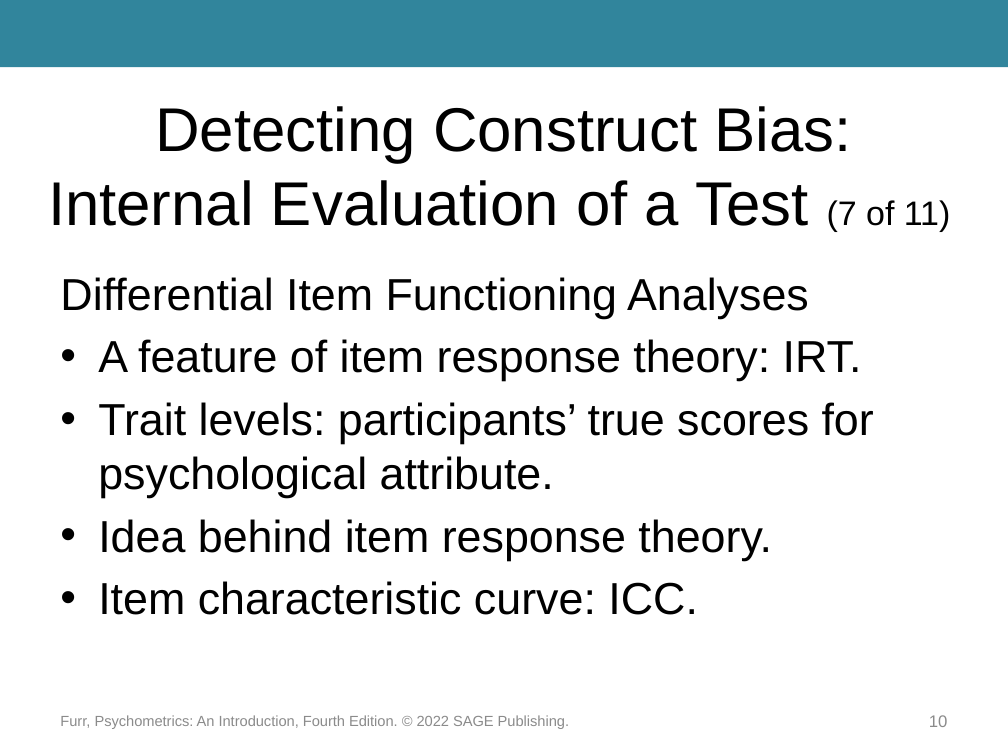
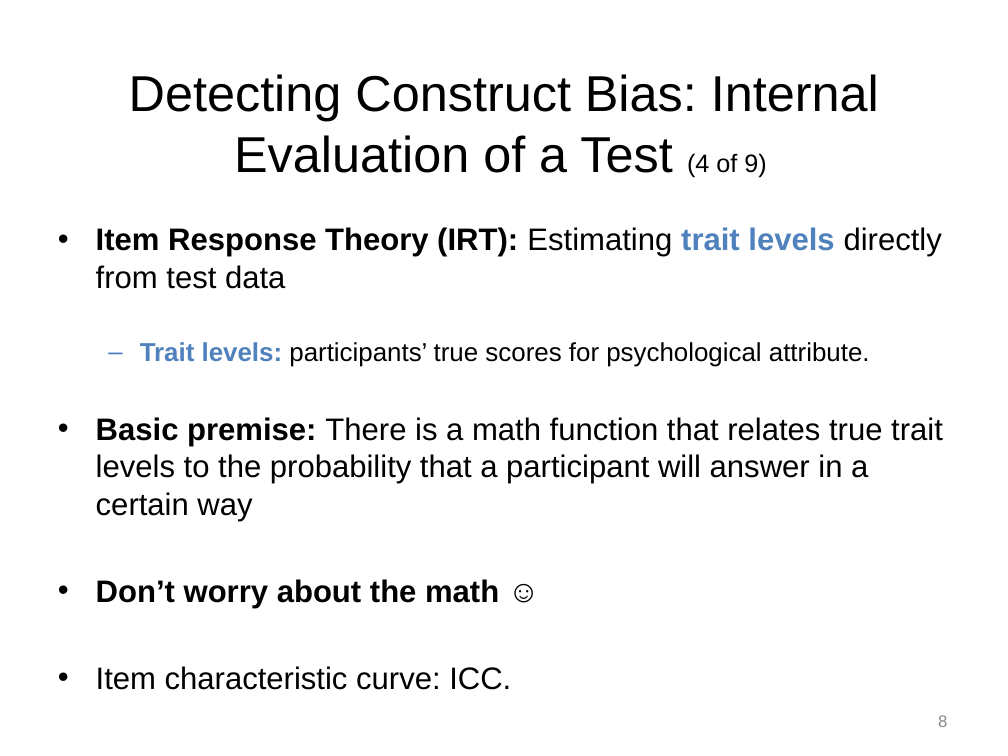
Before and after one commit to npm27/Teaching-Materials, a slide deck: slide 8 of Tests and Eval/Slides/Furr_4e_Ch11_Presentation.pptx (slide 10 before the commit). Drawn at 1008x756 pixels with LibreOffice and Linux fonts; fonts in the diff are those of the drawing. Boxes give left, top, right and bottom in pixels: in the first picture for what was removed or moved away, otherwise in the second. Text is boxed around its words. In the diff, an @@ line names an element or a change of style, - is before the commit and + after.

```diff
--- a/Tests and Eval/Slides/Furr_4e_Ch11_Presentation.pptx
+++ b/Tests and Eval/Slides/Furr_4e_Ch11_Presentation.pptx
@@ rectangle removed at (0,0,1008,68) @@
@@ title at (129,74,879,177): text changed; size 44.1 to 36 pt @@
-Detecting Construct Bias: Internal Evaluation of a Test (7 of 11)
+Detecting Construct Bias: Internal Evaluation of a Test (4 of 9)
@@ text "Item Response Theory (IRT): Estimating ...": place and size @@
-text "Item Response Theory (IRT): Estimating ..." at (60,277,874,615)
+text "Item Response Theory (IRT): Estimating ..." at (96,227,943,608)
@@ text at (96,227,942,289): text changed; size 32 to 22.2 pt; bold on @@
-Differential Item Functioning Analyses
-• A feature of item response theory: IRT.
+• Item Response Theory (IRT): Estimating trait levels directly from test data
@@ text at (140,342,870,367): size 32 to 18.5 pt in "Trait levels: participants’ true scores for psychological ..."; text colour #000000 to #4F81BD, bold on in "Trait levels:"; size 32 to 22.2 pt in "Item characteristic curve: ICC."; bullet • to –; list level 1 to 2 in "Trait levels: participants’ true scores ..."; less space between paragraphs @@
@@ text at (96,417,943,608): text changed; size 32 to 22.2 pt @@
-• Idea behind item response theory.
+• Basic premise: There is a math function that relates true trait levels to the probability that a participant will answer in a certain way
+• Don’t worry about the math ☺
@@ text removed at (60,715,569,729) @@
-Furr, Psychometrics: An Introduction, Fourth Edition. © 2022 SAGE Publishing.
@@ page number at (938,715,947,727): text changed @@
-10
+8
```
Also in this commit, not shown: 22 other slides changed, 4 slides added, 12 slides removed, 6 other files.
